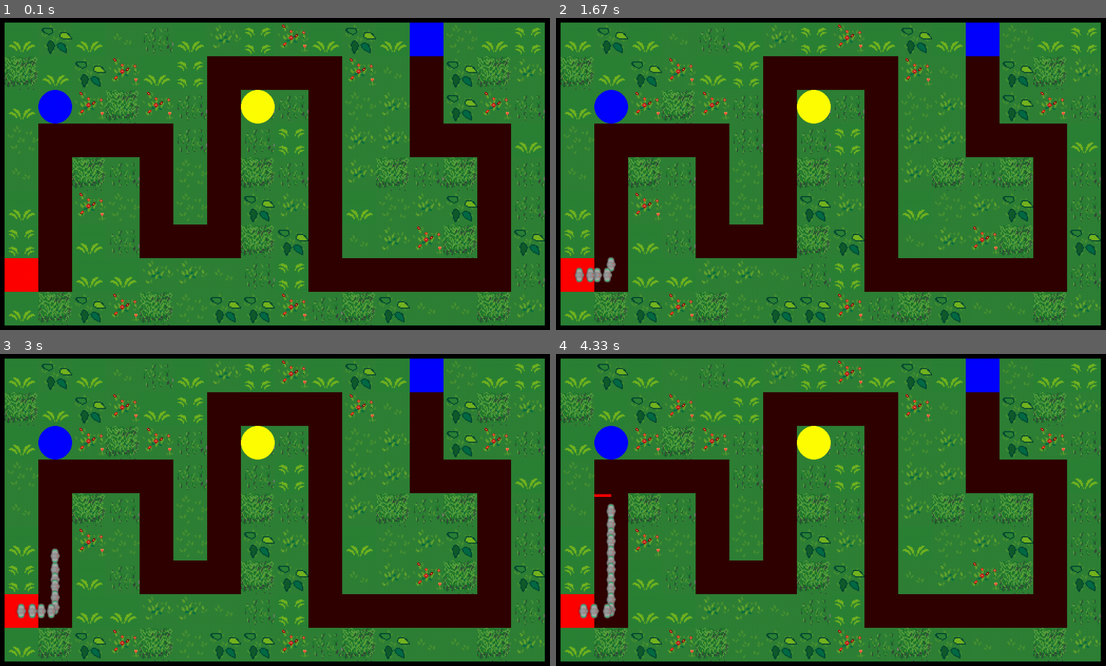
Above: before the commit, frames 1-4 (two rows, left to right).
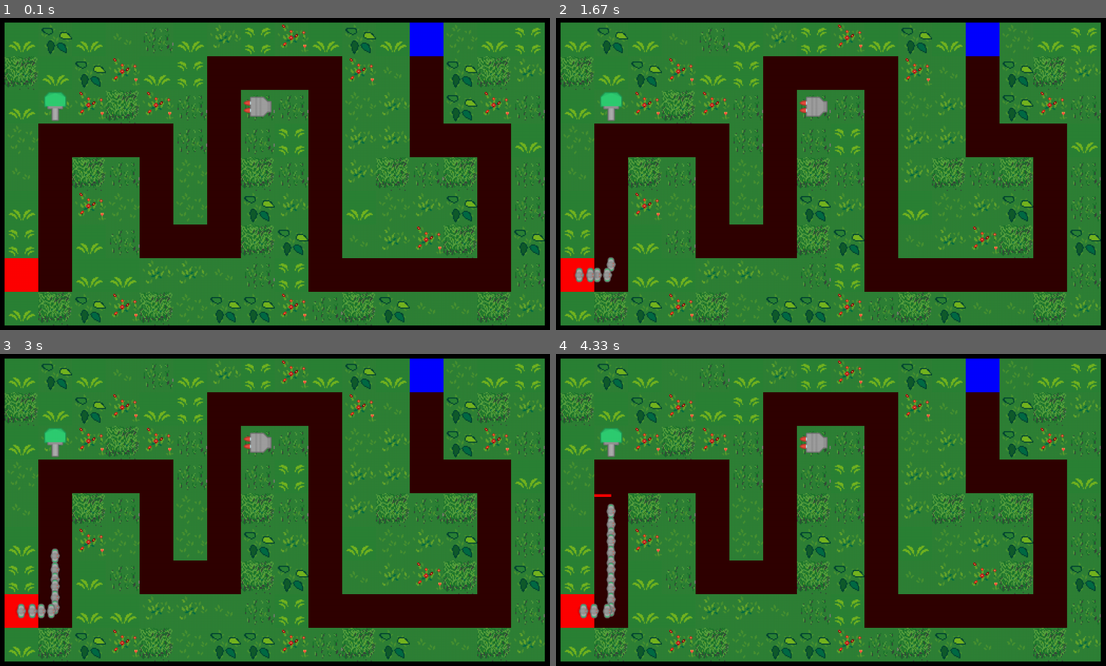
Above: after the commit, the same moments.

Repository: Eric-Guerra-Ribeiro/veik-defense
Game: pygame game, started from main.py
Same seed, same stepped clock (60 frames per second), same inputs: the game is played once before the commit and once after it.
Inputs:
- Up to frame 1 (0.1 s): no input
- Up to frame 2 (1.67 s): tap Space at 0.33, 0.73, 1.03, 1.23, 1.57 s
- Up to frame 3 (3 s): tap Space at 1.87, 2.07, 2.37, 2.63, 2.97 s
- Up to frame 4 (4.33 s): tap Space at 3.27, 3.4, 3.8, 4.1 s

The runs differ from the first frame. In frame 1, 1.1% of the frame differs, in the area x 6-50%, y 23-34%; in frame 2, 1.1%; in frame 3, 1.1%; in frame 4, 1.1%.

Commit message:
Add tower sprites

Diff:
--- a/art.py
+++ b/art.py
@@ -55,10 +55,8 @@
         """
         Creates surfaces with an image of each tower type.
         """
-        mgun_sur = pygame.Surface((pgc.GRID_SIZE, pgc.GRID_SIZE), pygame.SRCALPHA)
-        pygame.draw.circle(mgun_sur, pgc.ALLY_CAMP_COLOR, (pgc.GRID_SIZE//2, pgc.GRID_SIZE//2), pgc.GRID_SIZE//2)
-        cannon_sur = pygame.Surface((pgc.GRID_SIZE, pgc.GRID_SIZE), pygame.SRCALPHA)
-        pygame.draw.circle(cannon_sur, pgc.YELLOW, (pgc.GRID_SIZE//2, pgc.GRID_SIZE//2), pgc.GRID_SIZE//2)
+        mgun_sur = pygame.image.load("sprites/tower/machinegun0.png")
+        cannon_sur = pygame.image.load("sprites/tower/cannon0.png")
         return {enums.Tower.MACHINE_GUN: mgun_sur, enums.Tower.CANNON: cannon_sur}
 
     def hp_bar(self, pos, perc_hp):
Binary file added: sprites/tower/cannon0.png
Binary file added: sprites/tower/machinegun0.png
